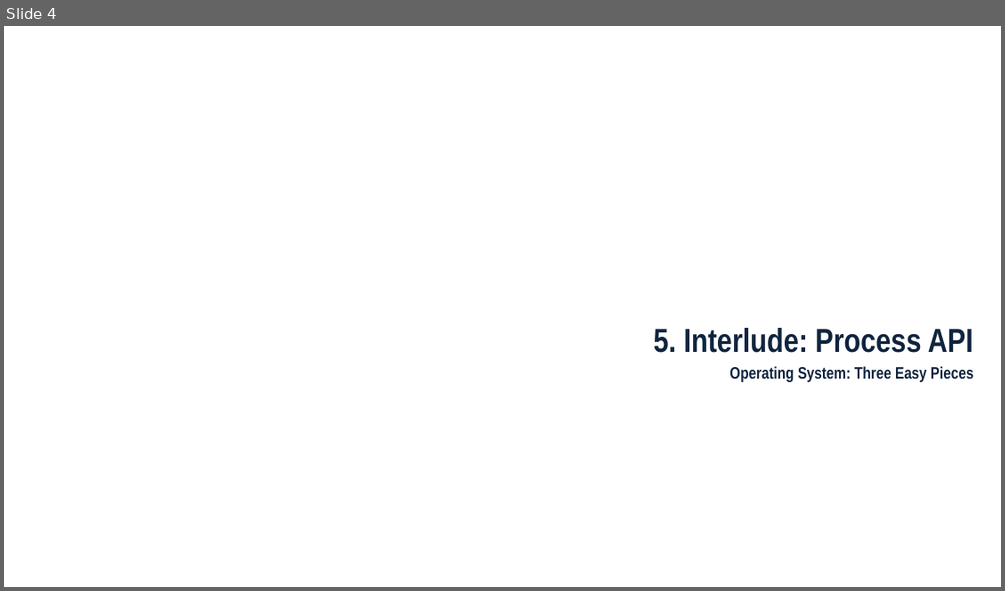
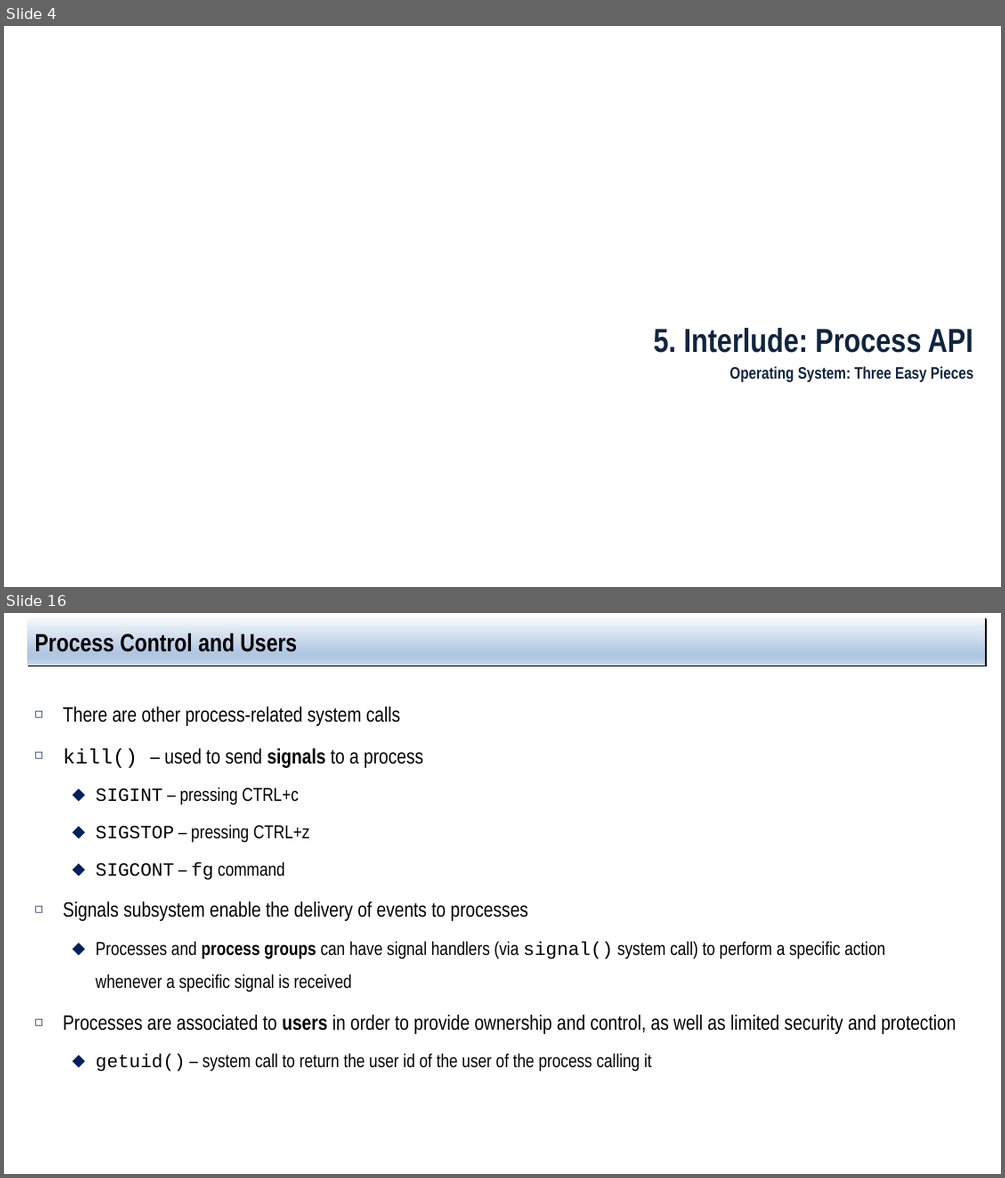
Before and after one commit to jachermocilla/extra-course-materials, a slide deck: cmsc125/ostep/slides/01.Virtualization/05.Interlude_process_api.pptx. Shown one above the other, each under a label of ours: slide 4 before the commit, slides 4 and 16 after it; the slides between them are not shown. The pictures are 1005x591 and 1005x1178 pixels, drawn with LibreOffice and Linux fonts; fonts in the diff are those of the drawing. Boxes give left, top, right and bottom in pixels: in the first picture for what was removed or moved away, otherwise in the second. Text is boxed around its words. In the diff, an @@ line names an element or a change of style, - is before the commit and + after.

```diff
--- a/cmsc125/ostep/slides/01.Virtualization/05.Interlude_process_api.pptx
+++ b/cmsc125/ostep/slides/01.Virtualization/05.Interlude_process_api.pptx
@@ slide 16 added at [4,613,1001,1174], background #FFFFFF @@
@@ title added at [27,617,985,666], fill gradient #F6F9FC to #B0C6E1 to #CAD9EB, 24 pt, text #000000, bold @@
+Process Control and Users
@@ text added at [63,706,955,1071], 18 pt, text #000000 @@
+◻ There are other process-related system calls
+◻ kill() – used to send signals to a process
+  ⬥ SIGINT – pressing CTRL+c
+  ⬥ SIGSTOP – pressing CTRL+z
+  ⬥ SIGCONT – fg command
+◻ Signals subsystem enable the delivery of events to processes
+  ⬥ Processes and process groups can have signal handlers (via signal() system call) to perform a specific action whenever a specific signal is received
+◻ Processes are associated to users in order to provide ownership and control, as well as limited security and protection
+  ⬥ getuid() – system call to return the user id of the user of the process calling it
```
Also in this commit, not shown: 8 slides changed, 4 other slides added.
